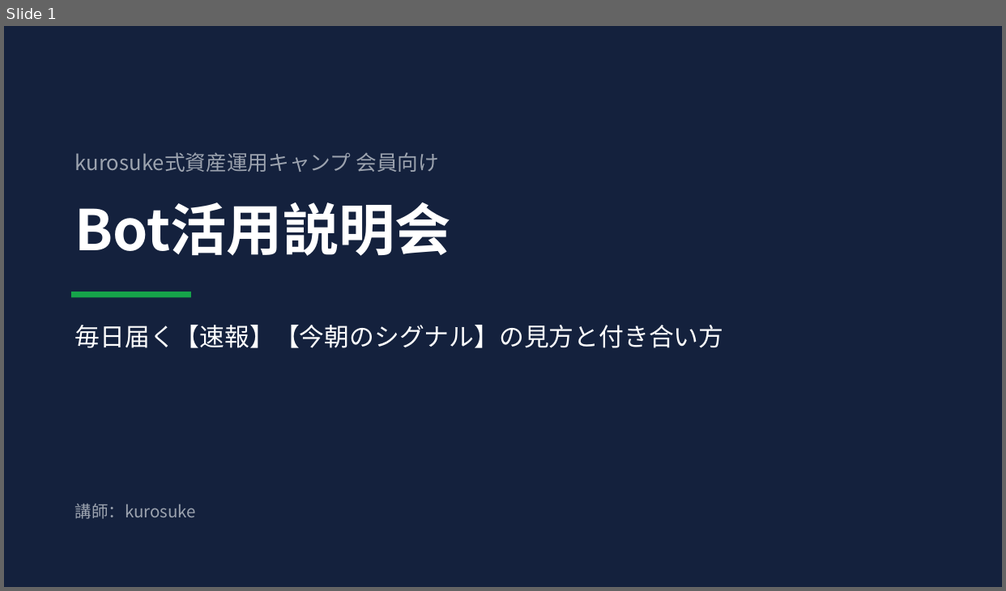
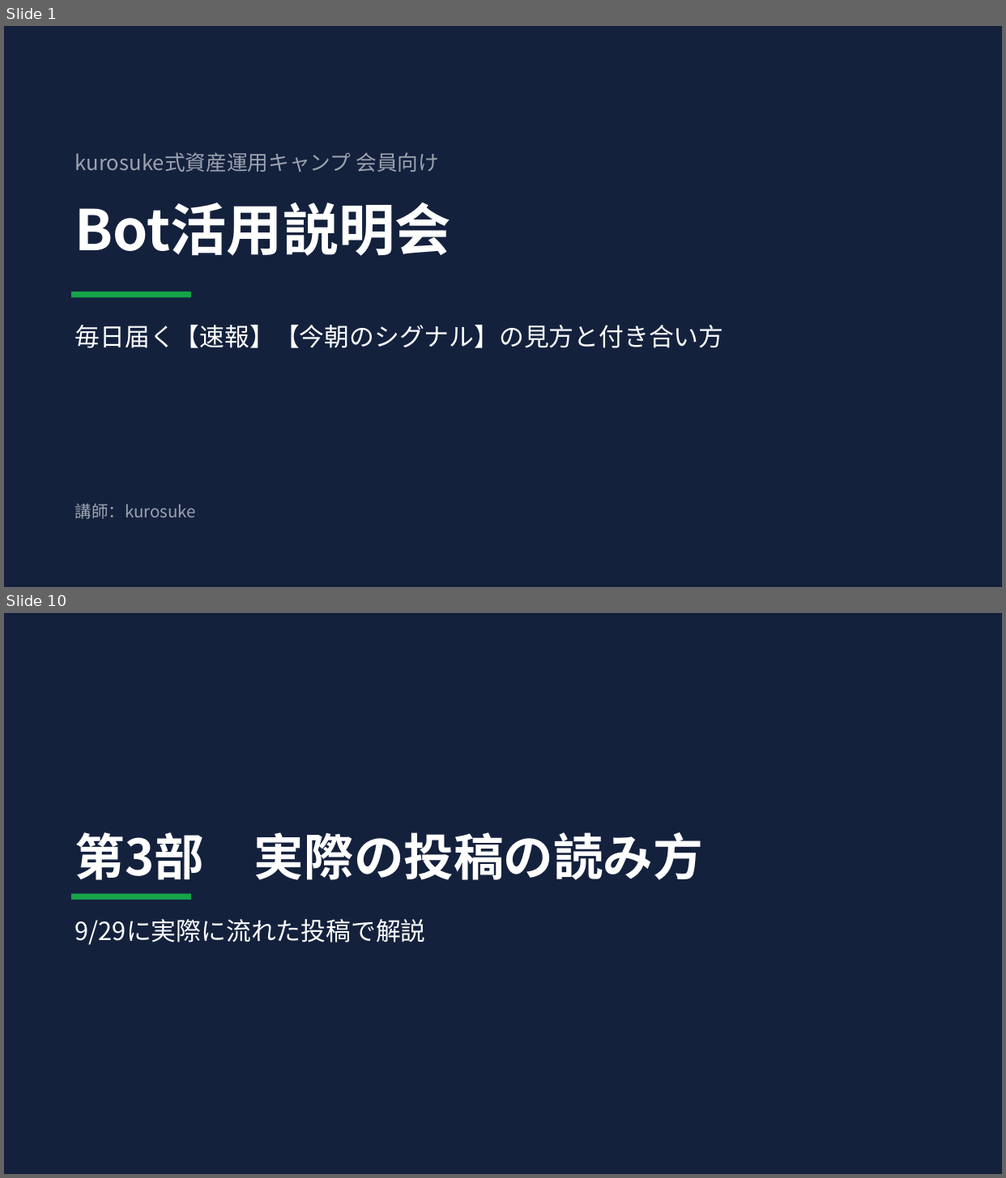
Before and after one commit to kurosuke26/Trading-Signal-Bot-Kurosuke, a slide deck: docs/camp_briefing/camp_briefing.pptx. Shown one above the other, each under a label of ours: slide 1 before the commit, slides 1 and 10 after it; the slides between them are not shown. The pictures are 1006x591 and 1006x1178 pixels, drawn with LibreOffice and Linux fonts; fonts in the diff are those of the drawing. Boxes give left, top, right and bottom in pixels: in the first picture for what was removed or moved away, otherwise in the second. Text is boxed around its words. In the diff, an @@ line names an element or a change of style, - is before the commit and + after.

```diff
--- a/docs/camp_briefing/camp_briefing.pptx
+++ b/docs/camp_briefing/camp_briefing.pptx
@@ slide 10 added at (4, 613, 1002, 1174), background #FFFFFF @@
@@ rectangle added at (4, 613, 1002, 1174), fill #14213D @@
@@ text added at (75, 833, 703, 880), 48 pt, text #FFFFFF, bold @@
+第3部 実際の投稿の読み方
@@ rectangle added at (71, 894, 191, 900), fill #16A34A @@
@@ text added at (75, 919, 426, 945), 24 pt, text #FFFFFF @@
+9/29に実際に流れた投稿で解説
```
Also in this commit, not shown: 16 slides changed, 15 other slides added, 2 other files.
